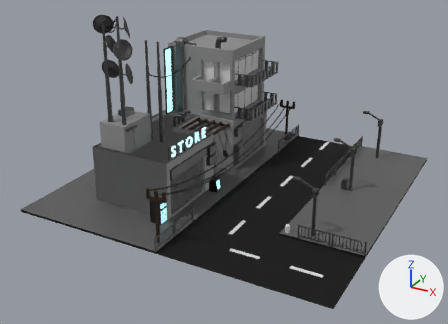
Renders of the glTF model assets/Isometric_Street.gltf from each side of a commit.
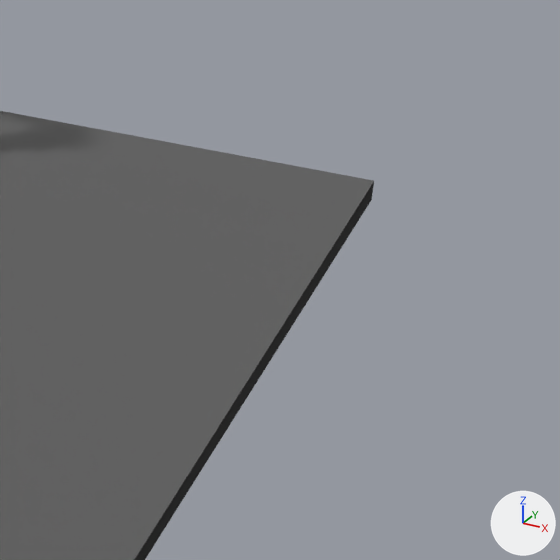
The first picture shows the older version from a 50 mm camera at (23.6, -32.8, 20.0) aimed at (4.2, 2.4, 2.3). The close-ups show both versions on the part from 87% to 99% of the width and 43% to 60% of the height of that picture; other places that the commit changed are outside them. Lighting does not change. The marker at lower right points along +X, +Y and +Z. Where no turn or scale is listed for an object, it has been applied to the vertices.

Names of what the first close-up shows: 'Street'.
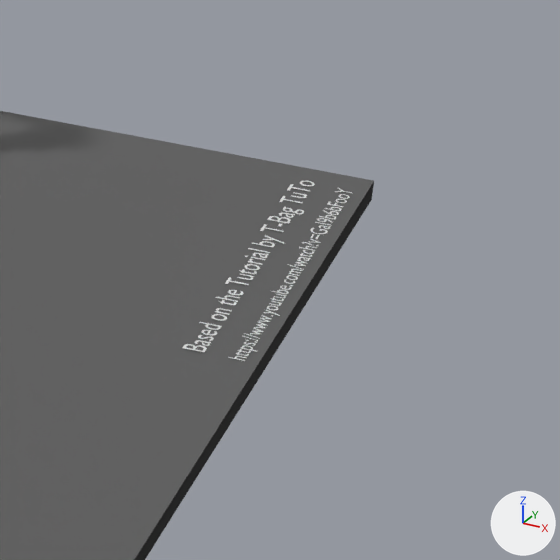
Pixel boxes (x1, y1, x2, y2) of what changed, in the close-ups (560 x 560 px):
'Text.001', added: after (183, 181, 315, 352)
'Text.002', added: after (228, 188, 352, 361)

What changed in the scene script:
```text
Add me_text_001:
    me_text_001.from_pydata(...)  # 2881 vertices, 2817 faces; spans x -0.13..0.04, y 0.01..3.68, z 0.0
Add me_text:
    me_text.from_pydata(...)  # 2285 vertices, 2257 faces; spans x -0.17..0.06, y 0.02..3.7, z 0.0
Add ob_text_002:
    ob_text_002 = bpy.data.objects.new('Text.002', me_text_001)
    ob_text_002.location = (15.61, 11.736, -0.012)
Add ob_text_001:
    ob_text_001 = bpy.data.objects.new('Text.001', me_text)
    ob_text_001.location = (15.309, 11.736, -0.012)
```
